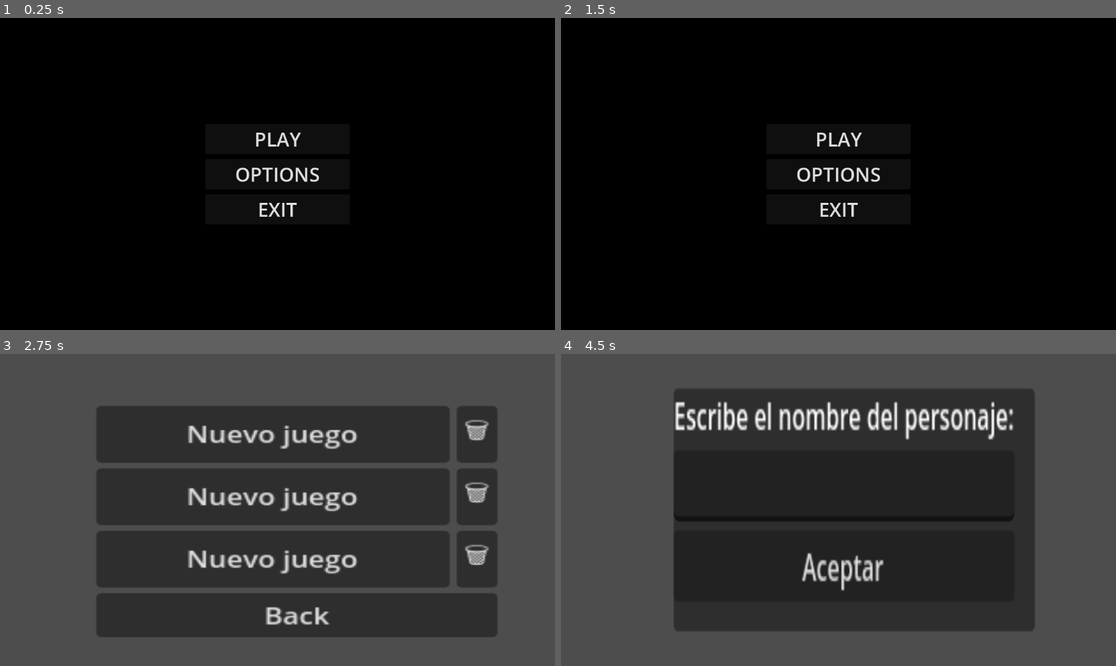
Above: before the commit, frames 1-4 (two rows, left to right).
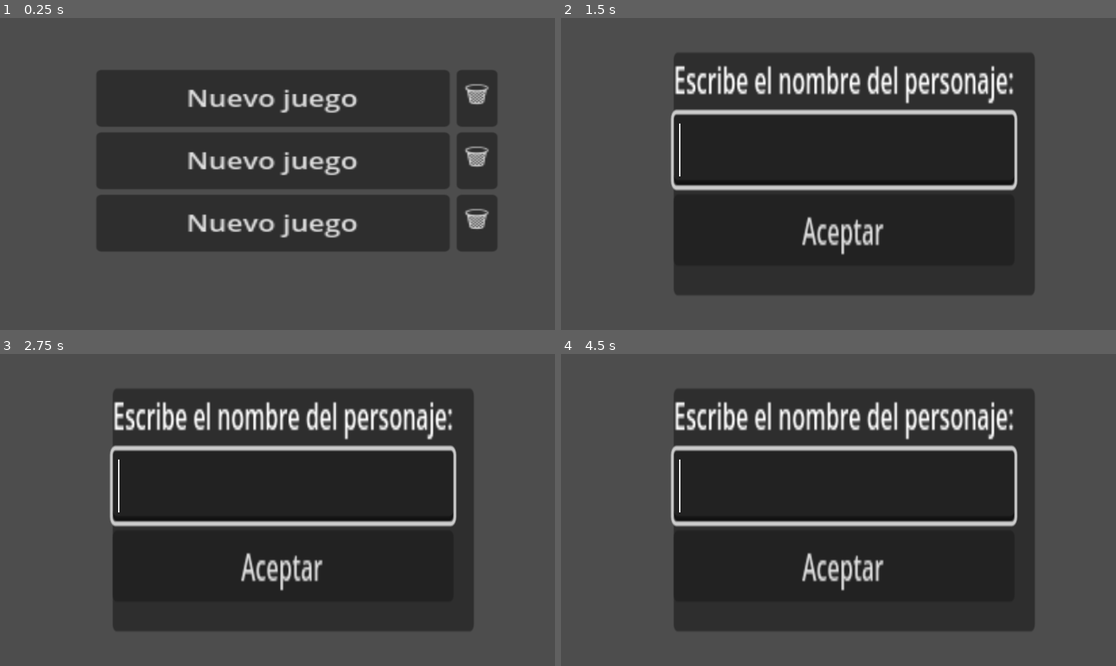
Above: after the commit, the same moments.

Repository: GiROXiO/ProyectoFinal
Game: Godot game, scene res://scenes/Main.tscn
The game is run twice, just before and just after one commit, with the same random seed, the same clock (stepped at 60 frames per second) and the same inputs. Before the commit the project starts from res://scenes/start_menu.tscn.
Inputs (mouse positions are in pixels of both pictures, inside the frame that each line leads up to):
- Up to frame 1 (0.25 s): no input
- Up to frame 2 (1.5 s): click (838, 174) at 0.5 s, where only the run before the commit has a clickable "OPTIONS"; click (838, 174) at 1.25 s, where only the run before the commit has a clickable "BACK"
- Up to frame 3 (2.75 s): click (277, 475) at 2 s, where only the run before the commit has a clickable "PLAY"
- Up to frame 4 (4.5 s): click (855, 616) at 2.75 s, where only the run before the commit has a clickable "Back"; click (838, 475) at 3.5 s, where only the run before the commit has a clickable "PLAY"; click (832, 435) at 4.25 s, where only the run before the commit has a clickable "Nuevo juego"

The runs differ from the first frame. In frame 1, 100% of the frame differs, in the area x 0-100%, y 0-100%; in frame 2, 93%; in frame 3, 23%; in frame 4, 2.8%.

Commit message:
segundo commit

Diff:
--- a/project.godot
+++ b/project.godot
@@ -11,7 +11,7 @@
 [application]
 
 config/name="ProyectoFinal"
-run/main_scene="uid://bojm2kncng13v"
+run/main_scene="uid://b0ocfgbpqjf8v"
 config/features=PackedStringArray("4.4", "Forward Plus")
 config/icon="res://art/icon.svg"
 
--- a/scenes/interface_save.tscn
+++ b/scenes/Main.tscn
@@ -1,8 +1,8 @@
 [gd_scene load_steps=2 format=3 uid="uid://b0ocfgbpqjf8v"]
 
-[ext_resource type="Script" uid="uid://c3e0aodvak0be" path="res://scripts/save.gd" id="1_vvhm7"]
+[ext_resource type="Script" uid="uid://c3e0aodvak0be" path="res://scripts/main.gd" id="1_glv2v"]
 
-[node name="interface_save" type="Node2D"]
+[node name="Main" type="Node2D"]
 
 [node name="Save" type="Control" parent="."]
 layout_mode = 3
@@ -11,7 +11,7 @@
 anchor_bottom = 1.0
 grow_horizontal = 2
 grow_vertical = 2
-script = ExtResource("1_vvhm7")
+script = ExtResource("1_glv2v")
 
 [node name="NewUsernamePanel" type="Panel" parent="Save"]
 visible = false
@@ -88,9 +88,3 @@
 [node name="Delete3" type="Button" parent="Save/CenterContainer/VBoxContainer/HBoxContainer3"]
 layout_mode = 2
 text = "🗑"
-
-[node name="back" type="Button" parent="Save/CenterContainer/VBoxContainer"]
-layout_mode = 2
-text = "Back"
-
-[connection signal="pressed" from="Save/CenterContainer/VBoxContainer/back" to="Save" method="_on_back_pressed"]
--- a/scenes/game_over_scene.tscn
+++ /dev/null
@@ -1,54 +0,0 @@
-[gd_scene load_steps=2 format=3 uid="uid://60mrl7dh3e7"]
-
-[ext_resource type="Script" uid="uid://bu1wrv1hjlc8g" path="res://scripts/game_over_scene.gd" id="1_64dwf"]
-
-[node name="game_over_scene" type="Control"]
-layout_mode = 3
-anchors_preset = 15
-anchor_right = 1.0
-anchor_bottom = 1.0
-grow_horizontal = 2
-grow_vertical = 2
-script = ExtResource("1_64dwf")
-
-[node name="ColorRect" type="ColorRect" parent="."]
-layout_mode = 1
-anchors_preset = 15
-anchor_right = 1.0
-anchor_bottom = 1.0
-grow_horizontal = 2
-grow_vertical = 2
-color = Color(0, 0, 0, 1)
-
-[node name="VBoxContainer" type="VBoxContainer" parent="ColorRect"]
-layout_mode = 1
-anchors_preset = 8
-anchor_left = 0.5
-anchor_top = 0.5
-anchor_right = 0.5
-anchor_bottom = 0.5
-offset_left = -20.0
-offset_top = -20.0
-offset_right = 20.0
-offset_bottom = 20.0
-grow_horizontal = 2
-grow_vertical = 2
-theme_override_constants/separation = 10
-
-[node name="gamoverLabel" type="Label" parent="ColorRect/VBoxContainer"]
-layout_mode = 2
-theme_override_font_sizes/font_size = 80
-text = "GAME OVER"
-
-[node name="continue" type="Button" parent="ColorRect/VBoxContainer"]
-layout_mode = 2
-theme_override_font_sizes/font_size = 50
-text = "Continue"
-
-[node name="go_start" type="Button" parent="ColorRect/VBoxContainer"]
-layout_mode = 2
-theme_override_font_sizes/font_size = 50
-text = "Go to start menu"
-
-[connection signal="pressed" from="ColorRect/VBoxContainer/continue" to="." method="_on_continue_pressed"]
-[connection signal="pressed" from="ColorRect/VBoxContainer/go_start" to="." method="_on_go_start_pressed"]
--- a/scenes/options.tscn
+++ /dev/null
@@ -1,42 +0,0 @@
-[gd_scene load_steps=2 format=3 uid="uid://yx28mjy06xtf"]
-
-[ext_resource type="Script" uid="uid://oejtxhyvt851" path="res://scripts/options.gd" id="1_c2u1v"]
-
-[node name="options" type="Control"]
-layout_mode = 3
-anchors_preset = 15
-anchor_right = 1.0
-anchor_bottom = 1.0
-grow_horizontal = 2
-grow_vertical = 2
-script = ExtResource("1_c2u1v")
-
-[node name="ColorRect" type="ColorRect" parent="."]
-layout_mode = 1
-anchors_preset = 15
-anchor_right = 1.0
-anchor_bottom = 1.0
-grow_horizontal = 2
-grow_vertical = 2
-color = Color(0, 0, 0, 1)
-
-[node name="VBoxContainer" type="VBoxContainer" parent="ColorRect"]
-layout_mode = 1
-anchors_preset = 8
-anchor_left = 0.5
-anchor_top = 0.5
-anchor_right = 0.5
-anchor_bottom = 0.5
-offset_left = -20.0
-offset_top = -20.0
-offset_right = 20.0
-offset_bottom = 20.0
-grow_horizontal = 2
-grow_vertical = 2
-
-[node name="back" type="Button" parent="ColorRect/VBoxContainer"]
-layout_mode = 2
-theme_override_font_sizes/font_size = 60
-text = "BACK"
-
-[connection signal="pressed" from="ColorRect/VBoxContainer/back" to="." method="_on_back_pressed"]
--- a/scenes/start_menu.tscn
+++ /dev/null
@@ -1,57 +0,0 @@
-[gd_scene load_steps=2 format=3 uid="uid://bojm2kncng13v"]
-
-[ext_resource type="Script" uid="uid://dqu0t5tr6bkmy" path="res://scripts/start_menu.gd" id="1_ouf4f"]
-
-[node name="start_menu" type="Control"]
-layout_mode = 3
-anchors_preset = 15
-anchor_right = 1.0
-anchor_bottom = 1.0
-grow_horizontal = 2
-grow_vertical = 2
-script = ExtResource("1_ouf4f")
-
-[node name="ColorRect" type="ColorRect" parent="."]
-layout_mode = 1
-anchors_preset = 15
-anchor_right = 1.0
-anchor_bottom = 1.0
-grow_horizontal = 2
-grow_vertical = 2
-color = Color(0, 0, 0, 1)
-
-[node name="VBoxContainer" type="VBoxContainer" parent="."]
-layout_mode = 1
-anchors_preset = 8
-anchor_left = 0.5
-anchor_top = 0.5
-anchor_right = 0.5
-anchor_bottom = 0.5
-offset_left = -150.0
-offset_top = -104.5
-offset_right = 150.0
-offset_bottom = 104.5
-grow_horizontal = 2
-grow_vertical = 2
-theme_override_constants/separation = 10
-
-[node name="play" type="Button" parent="VBoxContainer"]
-layout_mode = 2
-theme_override_font_sizes/font_size = 40
-text = "PLAY"
-
-[node name="options" type="Button" parent="VBoxContainer"]
-layout_mode = 2
-theme_override_font_sizes/font_size = 40
-text = "OPTIONS
-"
-
-[node name="exit" type="Button" parent="VBoxContainer"]
-layout_mode = 2
-theme_override_font_sizes/font_size = 40
-text = "EXIT
-"
-
-[connection signal="pressed" from="VBoxContainer/play" to="." method="_on_play_pressed"]
-[connection signal="pressed" from="VBoxContainer/options" to="." method="_on_options_pressed"]
-[connection signal="pressed" from="VBoxContainer/exit" to="." method="_on_exit_pressed"]
--- a/scripts/game_over_scene.gd
+++ /dev/null
@@ -1,9 +0,0 @@
-extends Control
-
-
-func _on_continue_pressed() -> void:
-	pass # Replace with function body.
-
-
-func _on_go_start_pressed() -> void:
-	get_tree().change_scene_to_file("res://scenes/start_menu.tscn")
--- a/scripts/save.gd
+++ b/scripts/main.gd
@@ -113,6 +113,3 @@
 
 func showInfo(text: String):
 	$InfoLabel.text = text
-
-func _on_back_pressed() -> void:
-	get_tree().change_scene_to_file("res://scenes/start_menu.tscn")
--- a/scripts/options.gd
+++ /dev/null
@@ -1,5 +0,0 @@
-extends Control
-
-
-func _on_back_pressed() -> void:
-	get_tree().change_scene_to_file("res://scenes/start_menu.tscn")
--- a/scripts/start_menu.gd
+++ /dev/null
@@ -1,13 +0,0 @@
-extends Control
-
-
-func _on_play_pressed() -> void:
-	get_tree().change_scene_to_file("res://scenes/interface_save.tscn")
-
-
-func _on_options_pressed() -> void:
-	get_tree().change_scene_to_file("res://scenes/options.tscn")
-
-
-func _on_exit_pressed() -> void:
-	get_tree().quit()
Not shown, removed: scripts/game_over_scene.gd.uid
Renamed: scripts/save.gd.uid -> scripts/main.gd.uid
Not shown, removed: scripts/options.gd.uid
Not shown, removed: scripts/start_menu.gd.uid
